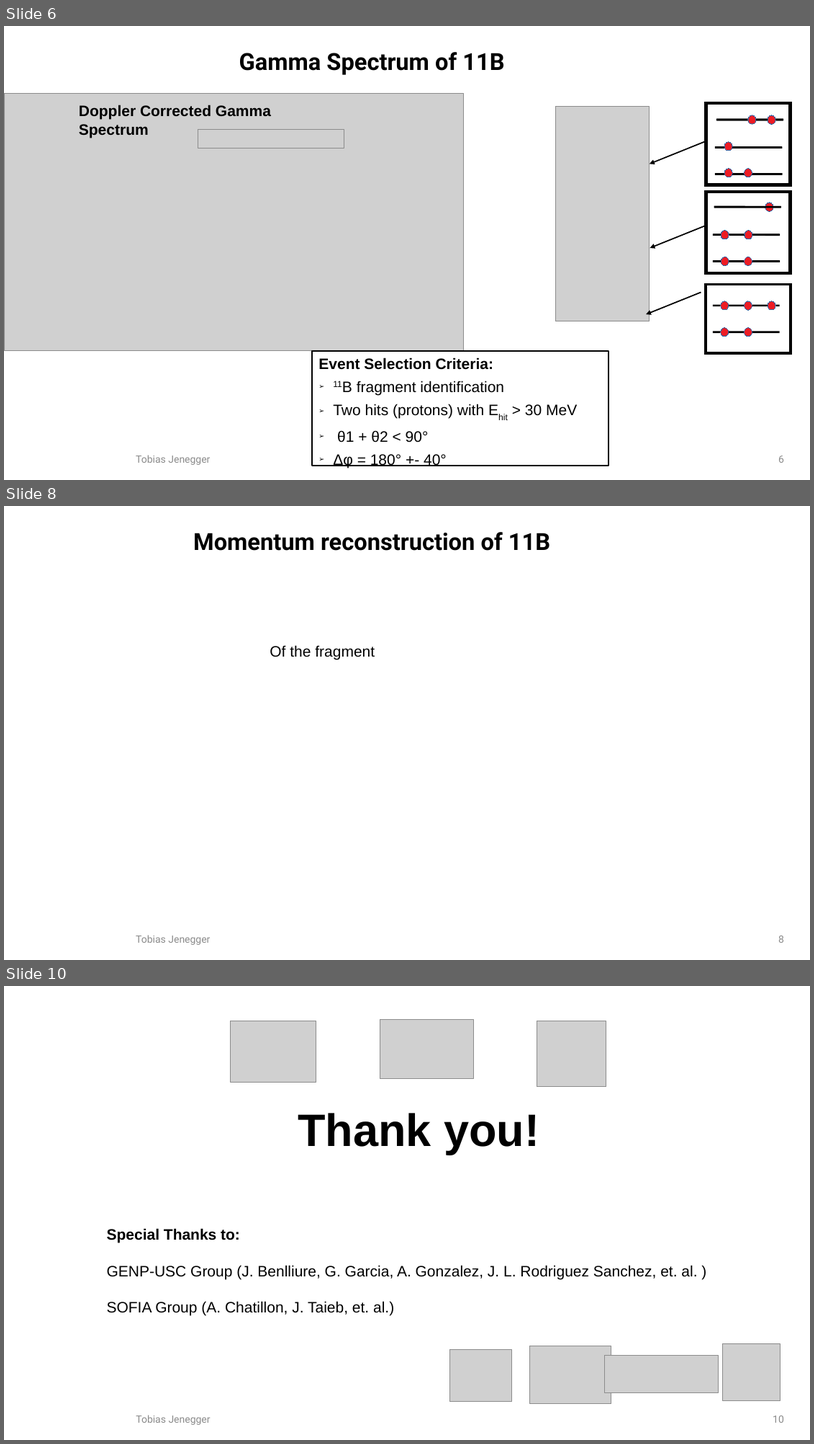
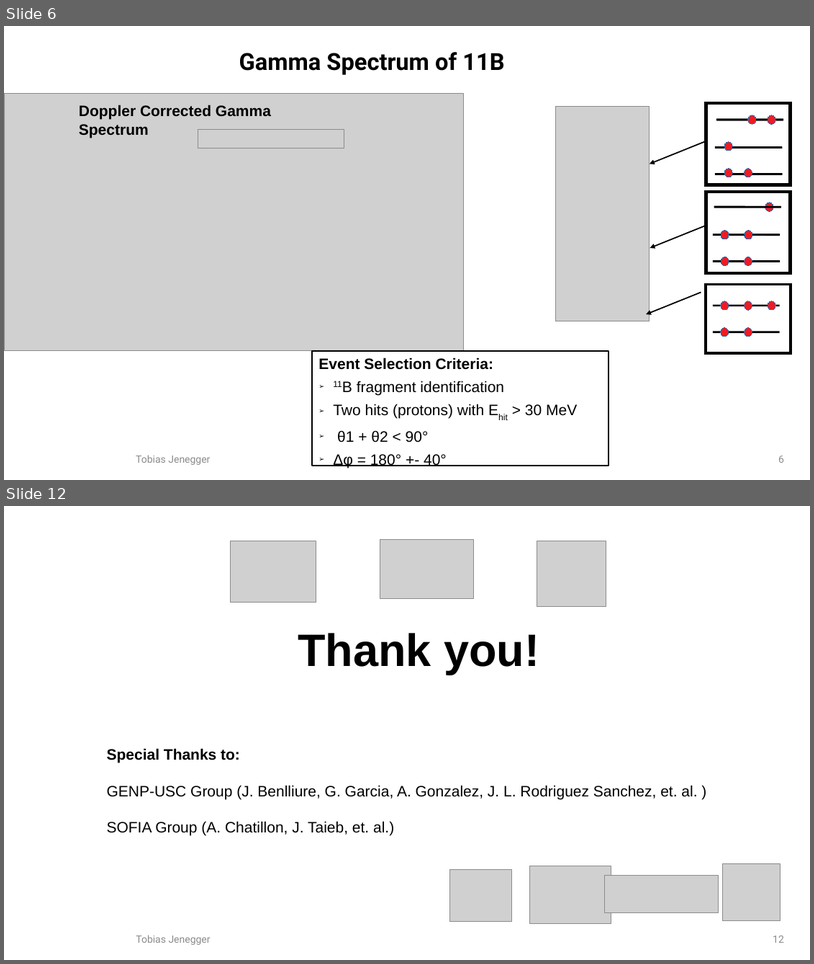
Before and after one commit to jenegger/r3bweek_2022, a slide deck: r3b_pres_2022.odp. Shown one above the other, each under a label of ours: slides 6, 8 and 10 before the commit, slides 6 and 12 after it; the slides between them are not shown. The pictures are 814x1444 and 814x964 pixels, drawn with LibreOffice and Linux fonts; fonts in the diff are those of the drawing; grey boxes stand for pictures; background and template pictures are left out. Boxes give left, top, right and bottom in pixels: in the first picture for what was removed or moved away, otherwise in the second. Text is boxed around its words. In the diff, an @@ line names an element or a change of style, - is before the commit and + after.

```diff
--- a/r3b_pres_2022.odp
+++ b/r3b_pres_2022.odp
@@ slide 8 removed at (4,506,810,960), background #FFFFFF @@
@@ text removed at (193,532,550,551) @@
-Momentum reconstruction of 11B
@@ text removed at (270,645,375,660) @@
-Of the fragment
@@ rectangle removed at (106,819,150,862) @@
@@ text removed at (136,934,210,944) @@
-Tobias Jenegger
@@ page number removed at (779,935,784,942) @@
-8
@@ what was slide 10 is now slide 12 @@
@@ page number at (773,935,784,942): text changed @@
-10
+12
```
Also in this commit, not shown: 1 slide changed, 4 slides added, 1 other slide removed, 5 other files.
